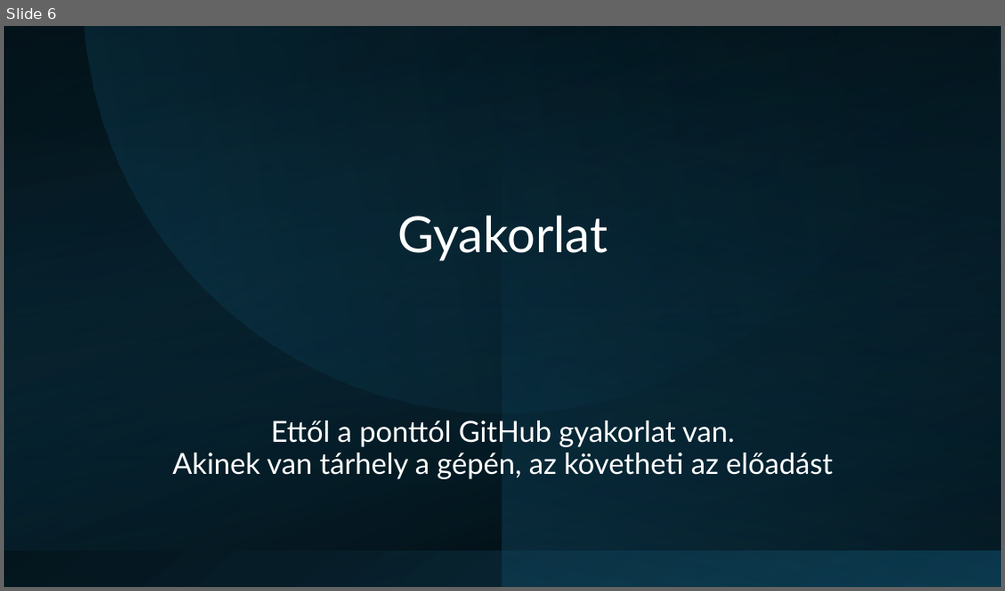
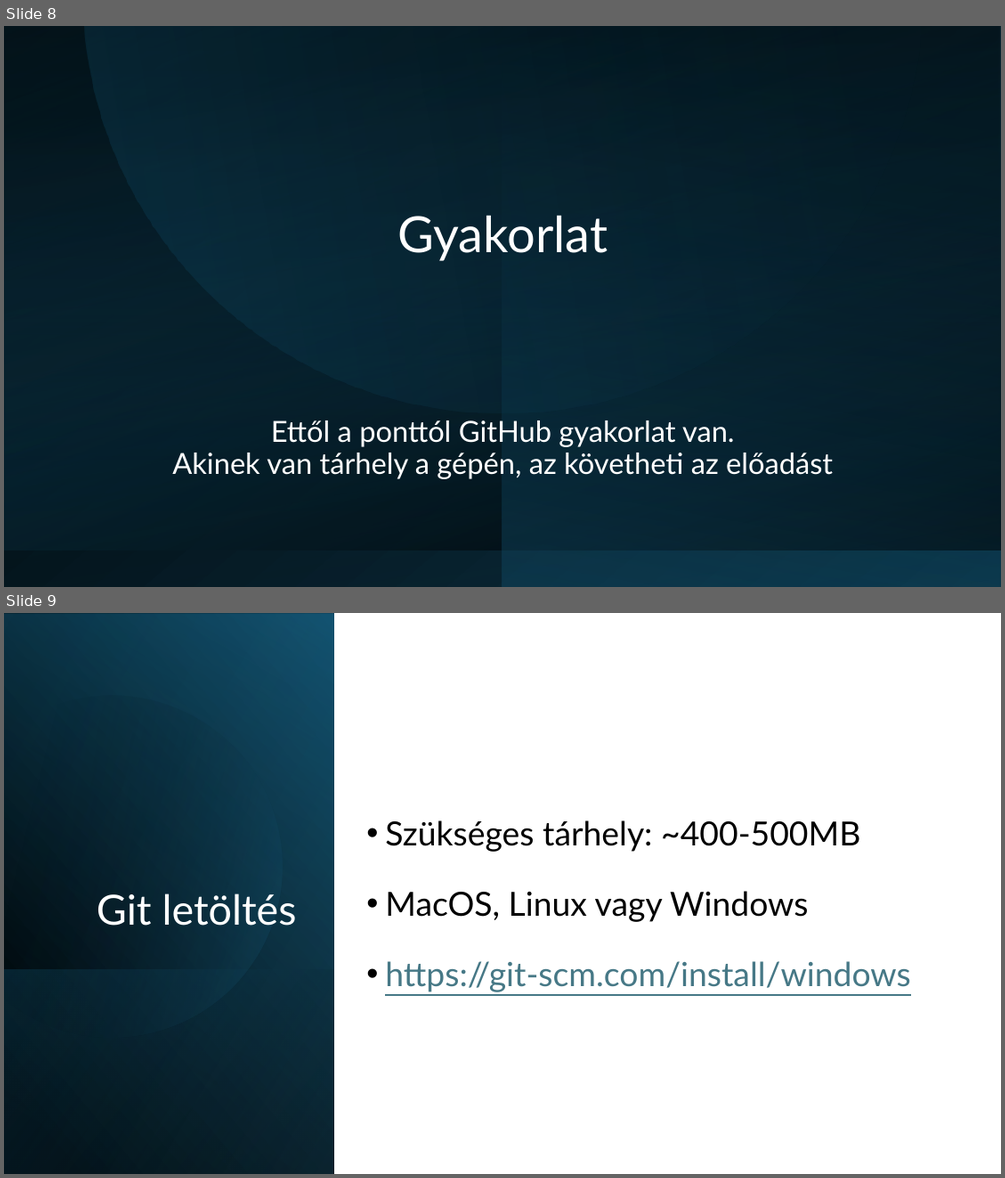
Before and after one commit to Maho-Yoshino/School_Notes, a slide deck: 2025-2026/IKT/github/Github.pptx. Shown one above the other, each under a label of ours: slide 6 before the commit, slides 8 and 9 after it. The pictures are 1005x591 and 1005x1178 pixels, drawn with LibreOffice and Linux fonts; fonts in the diff are those of the drawing. Boxes give left, top, right and bottom in pixels: in the first picture for what was removed or moved away, otherwise in the second. Text is boxed around its words. In the diff, an @@ line names an element or a change of style, - is before the commit and + after.

```diff
--- a/2025-2026/IKT/github/Github.pptx
+++ b/2025-2026/IKT/github/Github.pptx
@@ slide 9 added at (4, 613, 1001, 1174), background #FFFFFF @@
@@ rectangle added at (4, 613, 1001, 1174), fill #FFFFFF @@
@@ rectangle added at (4, 613, 334, 1174), fill gradient #000000 to #104862 @@
@@ rectangle added at (4, 613, 334, 1174), fill gradient #000000 to #156082 @@
@@ rectangle added at (4, 613, 334, 1173), fill gradient #000000 to #46B1E1 @@
@@ freeform shape added at (4, 655, 323, 1071), fill gradient #000000 to #156082 @@
@@ text added at (385, 820, 910, 992), 32 pt, text #000000 @@
+• Szükséges tárhely: ~400-500MB
+• MacOS, Linux vagy Windows
+• https://git-scm.com/install/windows
@@ title added at (97, 893, 297, 925), 40 pt, text #FFFFFF @@
+Git letöltés
@@ rectangle added at (4, 969, 334, 1174), fill gradient #156082 to #000000 @@
@@ what was slide 6 is now slide 8 @@
```
Also in this commit, not shown: 7 other slides changed, 4 other slides added, 2 slides removed, 1 other file.
